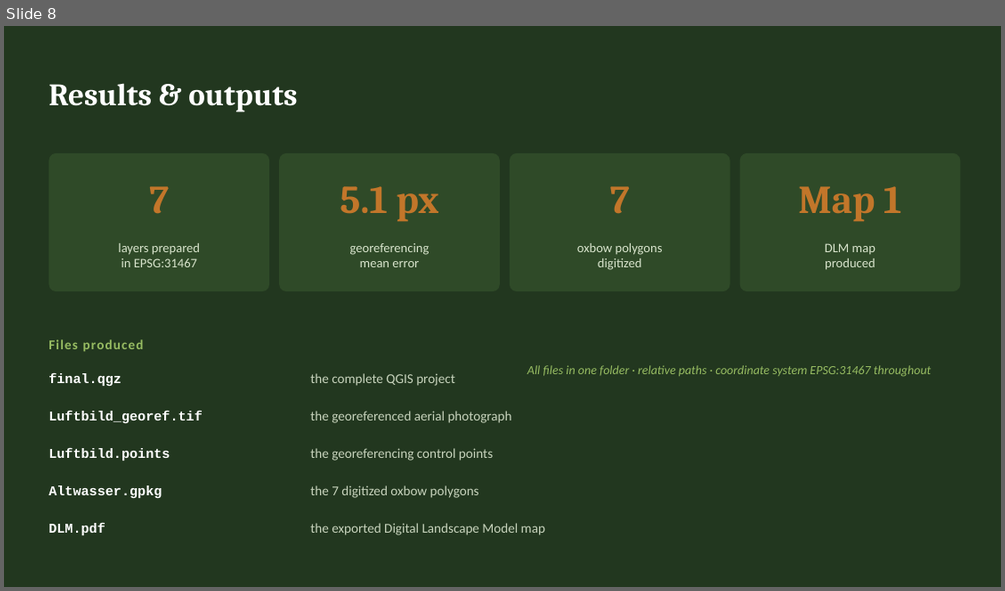
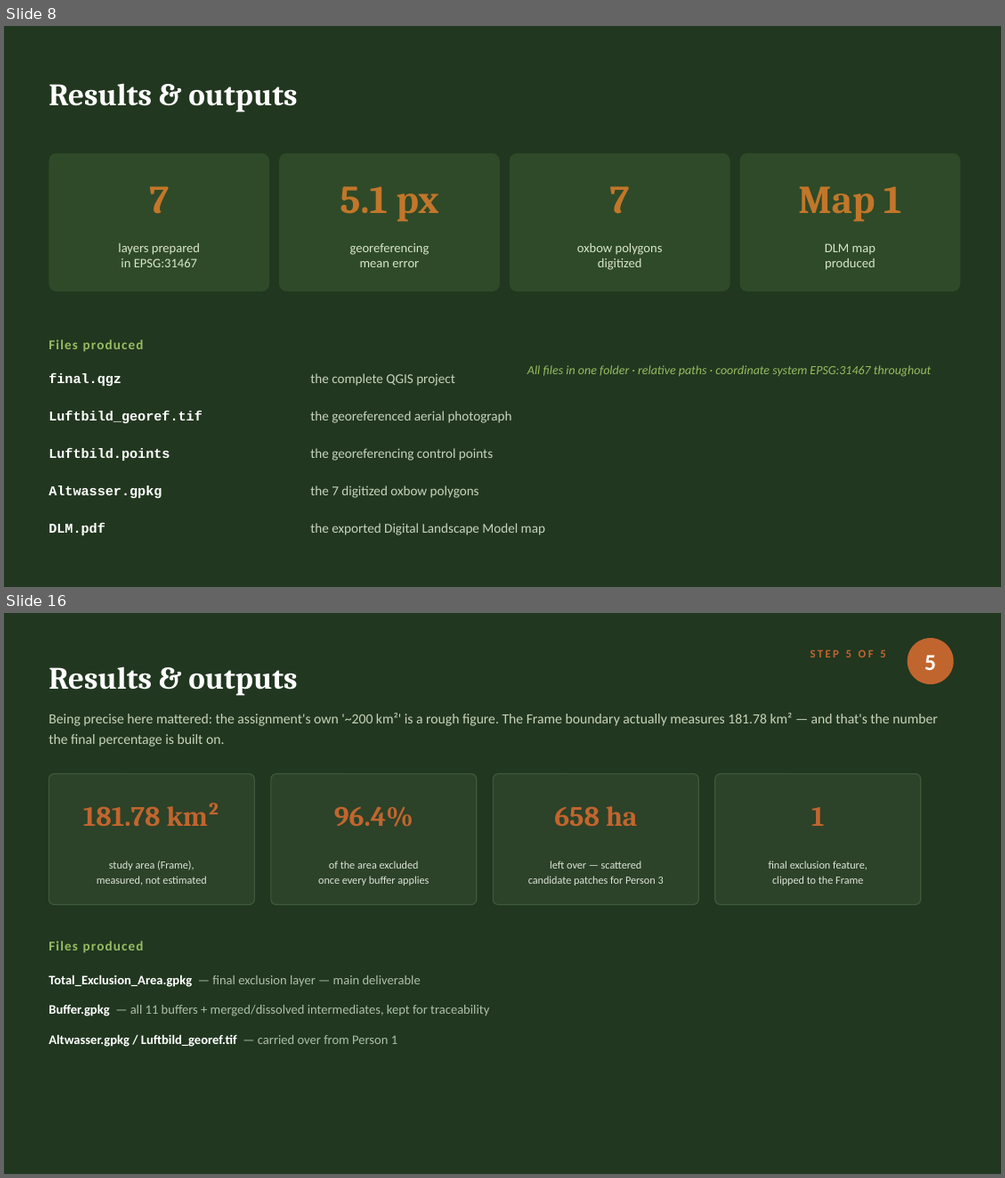
Before and after one commit to Kratosna/Methoden-zur-Analyse-und-Modellierung-von-r-umlichen-Umweltdaten, a slide deck: Procedure_Presentation.pptx. Shown one above the other, each under a label of ours: slide 8 before the commit, slides 8 and 16 after it; the slides between them are not shown. The pictures are 1005x591 and 1005x1178 pixels, drawn with LibreOffice and Linux fonts; fonts in the diff are those of the drawing. Boxes give left, top, right and bottom in pixels: in the first picture for what was removed or moved away, otherwise in the second. Text is boxed around its words. In the diff, an @@ line names an element or a change of style, - is before the commit and + after.

```diff
--- a/Procedure_Presentation.pptx
+++ b/Procedure_Presentation.pptx
@@ slide 16 added at [4, 613, 1001, 1174], background #213720 @@
@@ ellipse added at [907, 638, 954, 684], fill #C1652E @@
@@ text added at [810, 649, 885, 657], 11 pt, text #C1652E, bold @@
+STEP 5 OF 5
@@ text added at [924, 655, 936, 670], 22 pt, text #FFFFFF, bold @@
+5
@@ text added at [48, 666, 297, 696], 30 pt, text #FFFFFF, bold @@
+Results & outputs
@@ text added at [48, 713, 938, 747], 13.5 pt, text #C9D3B8 @@
+Being precise here mattered: the assignment's own '~200 km²' is a rough figure. The Frame boundary actually measures 181.78 km² — and that's the number the final percentage is built on.
@@ rounded rectangle added at [48, 774, 254, 905], fill #2C4229, outline #3E5A3B 0.99 pt @@
@@ rounded rectangle added at [271, 774, 477, 905], fill #2C4229, outline #3E5A3B 0.99 pt @@
@@ rounded rectangle added at [493, 774, 699, 905], fill #2C4229, outline #3E5A3B 0.99 pt @@
@@ rounded rectangle added at [715, 774, 921, 905], fill #2C4229, outline #3E5A3B 0.99 pt @@
@@ text added at [83, 803, 220, 826], 27 pt, text #C1652E, bold @@
+181.78 km²
@@ text added at [334, 806, 413, 827], 27 pt, text #C1652E, bold @@
+96.4%
@@ text added at [554, 806, 637, 826], 27 pt, text #C1652E, bold @@
+658 ha
@@ text added at [811, 807, 824, 826], 27 pt, text #C1652E, bold @@
+1
@@ text added at [97, 860, 206, 884], 10.5 pt, text #DCE4D5 @@
+study area (Frame),
+measured, not estimated
@@ text added at [318, 860, 429, 885], 10.5 pt, text #DCE4D5 @@
+of the area excluded
+once every buffer applies
@@ text added at [528, 860, 663, 885], 10.5 pt, text #DCE4D5 @@
+left over — scattered
+candidate patches for Person 3
@@ text added at [769, 860, 867, 885], 10.5 pt, text #DCE4D5 @@
+final exclusion feature,
+clipped to the Frame
@@ text added at [48, 941, 144, 953], 13 pt, text #97BC62, bold @@
+Files produced
@@ text added at [48, 974, 421, 987], 12.5 pt, text #AEBFA6 @@
+Total_Exclusion_Area.gpkg — final exclusion layer — main deliverable
@@ text added at [48, 1004, 489, 1016], 12.5 pt, text #AEBFA6 @@
+Buffer.gpkg — all 11 buffers + merged/dissolved intermediates, kept for traceability
@@ text added at [48, 1034, 397, 1046], 12.5 pt, text #FFFFFF, bold @@
+Altwasser.gpkg / Luftbild_georef.tif — carried over from Person 1
```
Also in this commit, not shown: 2 slides changed, 8 other slides added, 2 other files.
